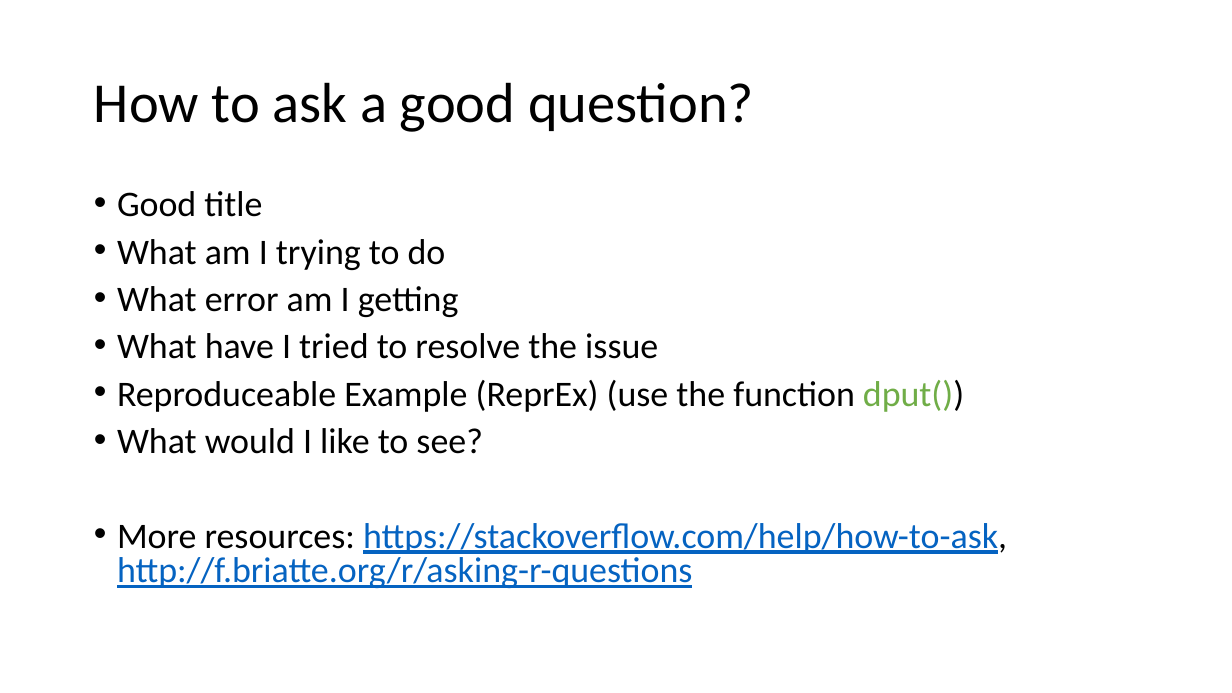
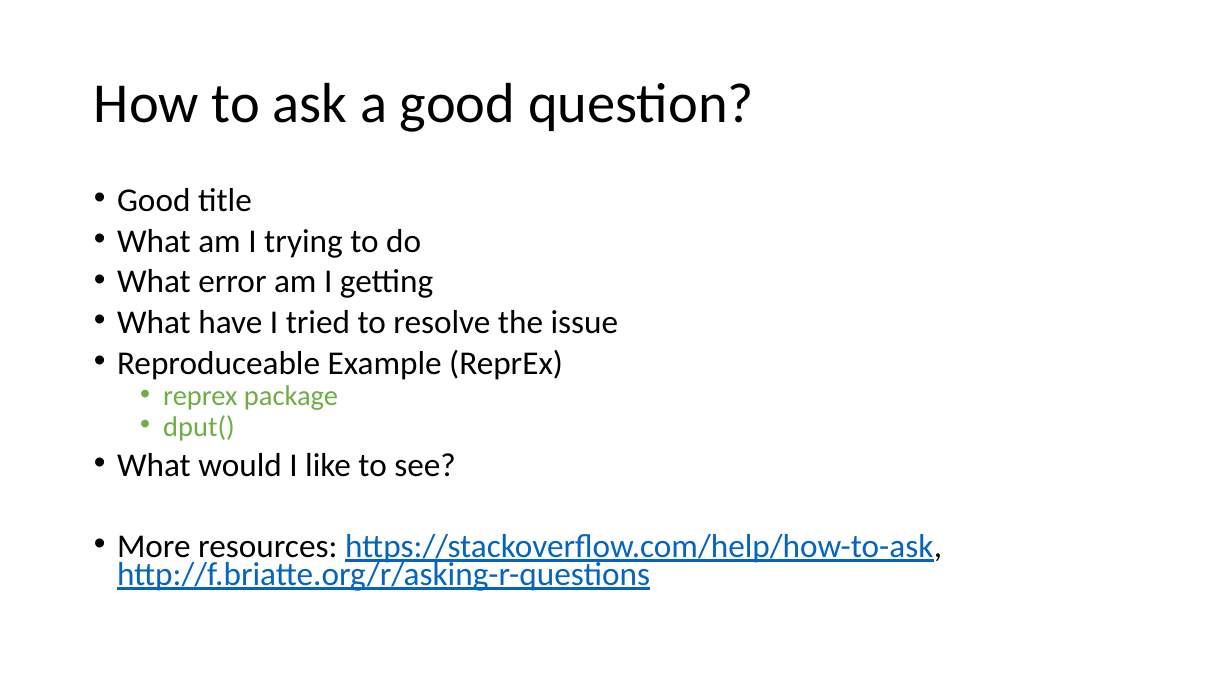
Before and after one commit to DataStrategist/R-instruction, a slide deck: slide 6 of 5. how to find things and get help/Lesson 5 - How To.pptx. Drawn at 1232x693 pixels with LibreOffice and Linux fonts; fonts in the diff are those of the drawing. Boxes give left, top, right and bottom in pixels: in the first picture for what was removed or moved away, otherwise in the second. Text is boxed around its words. In the diff, an @@ line names an element or a change of style, - is before the commit and + after.

```diff
--- a/5. how to find things and get help/Lesson 5 - How To.pptx
+++ b/5. how to find things and get help/Lesson 5 - How To.pptx
@@ text at [117,188,942,591]: size 28 to 25.9 pt in "Good title", "What am I trying to do", "What error am I getting", "What have I tried to resolve the ..." and 2 more places; line spacing 0.8 to 0.7 @@
@@ text at [117,350,563,441]: text changed; size 28 to 25.9 pt @@
-• Reproduceable Example (ReprEx) (use the function dput())
+• Reproduceable Example (ReprEx)
+  • reprex package
+  • dput()
```
Also in this commit, not shown: 6 other files.
